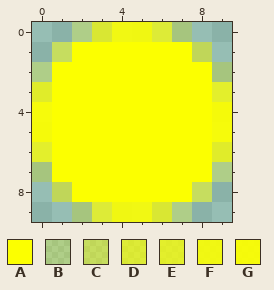
Two versions of one pixel-art sprite, app/assets/images/circle.png. Above: the version before the commit.
The file is 10x10 pixels. Colours within 5 levels of each other are drawn and written as one.
Palette (. is transparent): A #fcff00  B #fcff003f  C #fcff0078  D #fcff00b1  E #fcff00c0  F #fcff00e4  G #fcff00f0
Pixels before, first column x 0:
 0 ..BDFFDB..
 1 .CAAAAAAC.
 2 BAAAAAAAAB
 3 EAAAAAAAAE
 4 GAAAAAAAAG
 5 GAAAAAAAAG
 6 EAAAAAAAAE
 7 BAAAAAAAAB
 8 .CAAAAAAC.
 9 ..BDFFDB..
After:
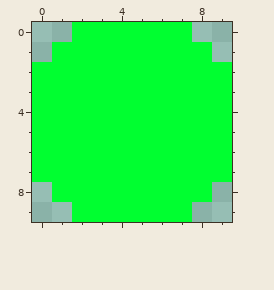
Difference:
Colour A changes from #fcff00 to #00ff30.
The author changed colour B to colour A in row 0 at x 2 and 7; in row 2 at x 0 and 9; in row 7 at x 0 and 9; in row 9 at x 2 and 7.
The author changed colour C to colour A in row 1 at x 1 and 8; in row 8 at x 1 and 8.
The author changed colour D to colour A in row 0 at x 3 and 6; in row 9 at x 3 and 6.
The author changed colour E to colour A in row 3 at x 0 and 9; in row 6 at x 0 and 9.
The author changed colour F to colour A in row 0 at x 4 to 5; in row 9 at x 4 to 5.
The author changed colour G to colour A in rows 4 to 5 at x 0 and 9.
Changed places in both pictures, as pixel boxes (x1, y1, x2, y2):
changed: (32, 22, 232, 222)
